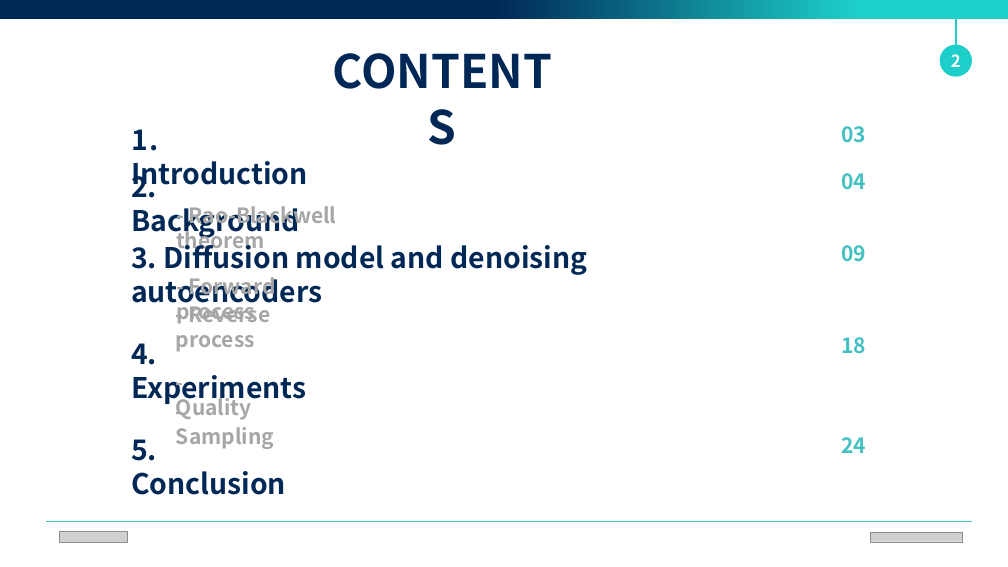
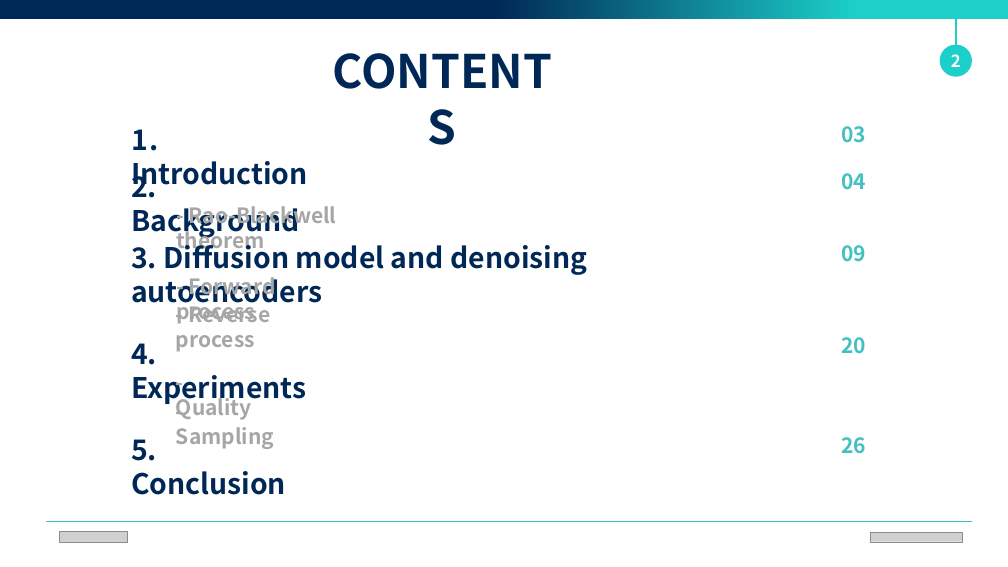
Before and after one commit to Nakkwan/Nakkwan.github.io, a slide deck: slide 2 of ppt/DDPM.pptx. Drawn at 1008x567 pixels with LibreOffice and Linux fonts; fonts in the diff are those of the drawing; grey boxes stand for pictures. Boxes give left, top, right and bottom in pixels: in the first picture for what was removed or moved away, otherwise in the second. Text is boxed around its words. In the diff, an @@ line names an element or a change of style, - is before the commit and + after.

```diff
--- a/ppt/DDPM.pptx
+++ b/ppt/DDPM.pptx
@@ text at bbox=[842, 337, 867, 354]: text changed @@
-18
+20
@@ text at bbox=[842, 437, 867, 454]: text changed @@
-24
+26
```
Also in this commit, not shown: 12 other slides changed, 1 slide added, 1 slide removed, 2 other files.
